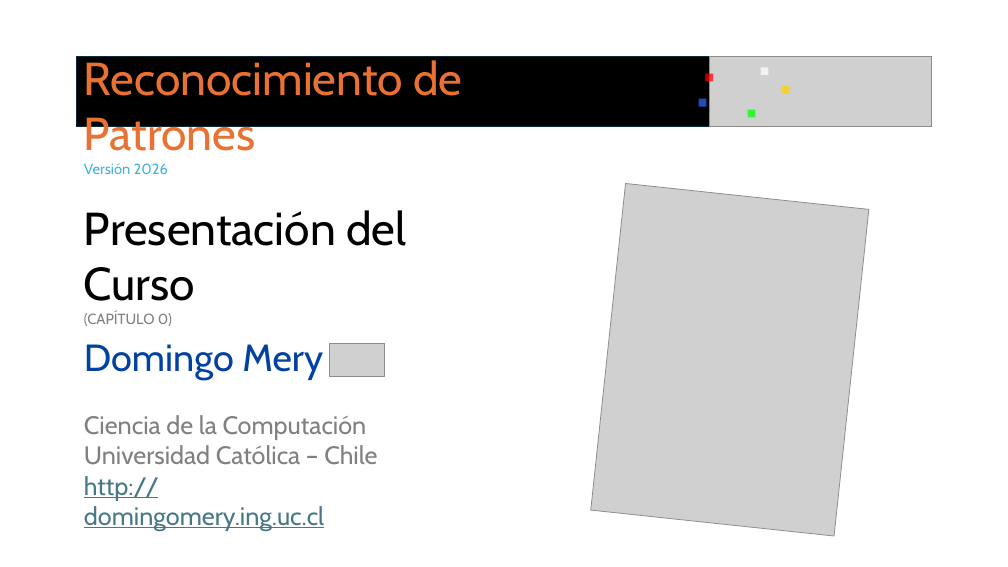
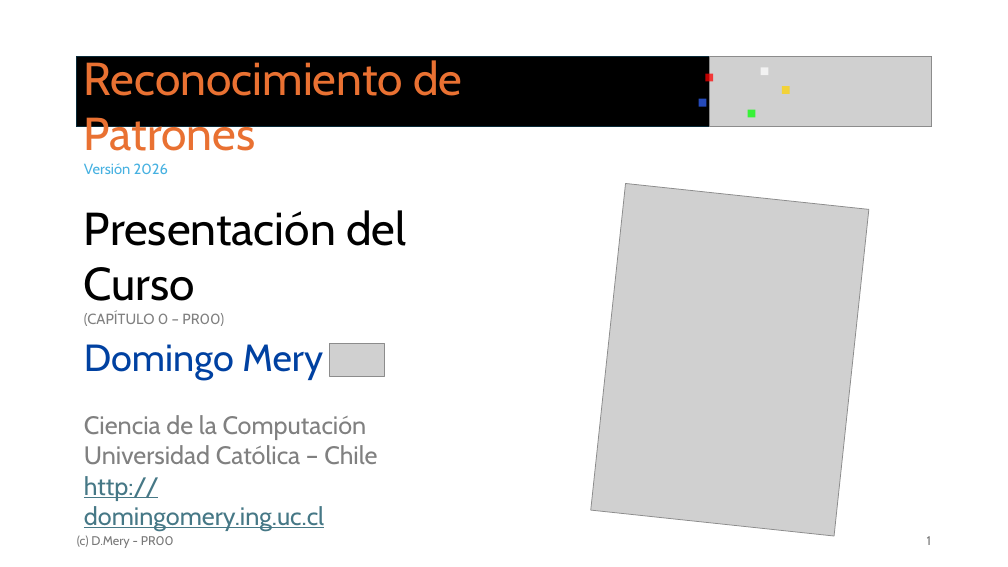
Before and after one commit to domingomery/pr, a slide deck: slide 1 of clases/PR00_Lineas_Generales/presentaciones/pptx/PR00_PresentacionCurso.pptx. Drawn at 1008x567 pixels with LibreOffice and Linux fonts; fonts in the diff are those of the drawing; grey boxes stand for pictures. Boxes give left, top, right and bottom in pixels: in the first picture for what was removed or moved away, otherwise in the second. Text is boxed around its words. In the diff, an @@ line names an element or a change of style, - is before the commit and + after.

```diff
--- a/clases/PR00_Lineas_Generales/presentaciones/pptx/PR00_PresentacionCurso.pptx
+++ b/clases/PR00_Lineas_Generales/presentaciones/pptx/PR00_PresentacionCurso.pptx
@@ text at [84,311,224,326]: text changed @@
-(CAPÍTULO 0)
+(CAPÍTULO 0 – PR00)
@@ text added at [77,536,174,548], 12 pt, text #797979 @@
+(c) D.Mery - PR00
@@ page number added at [927,536,931,545], 12 pt, text #797979 @@
+1
```
Also in this commit, not shown: 23 other slides changed, 12 other files.
